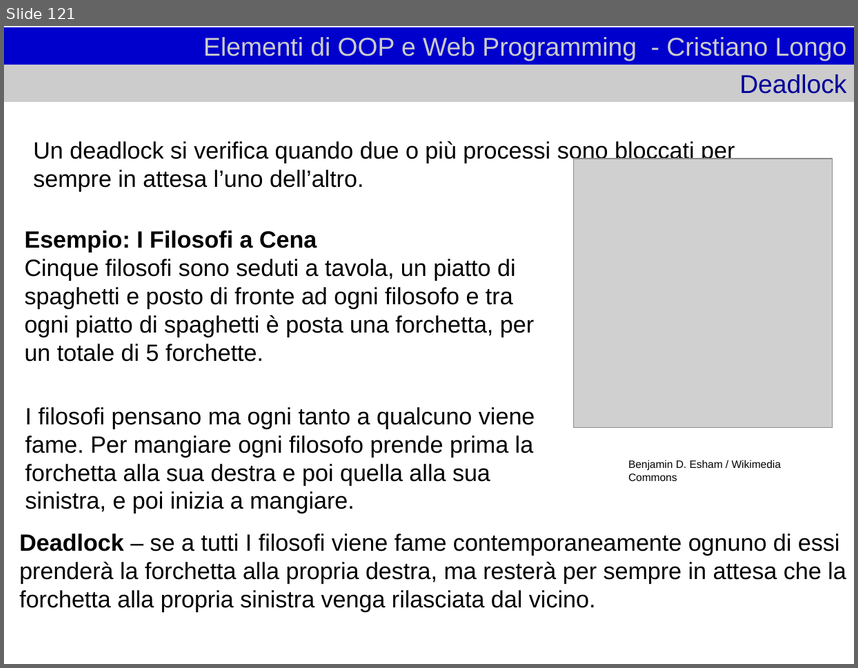
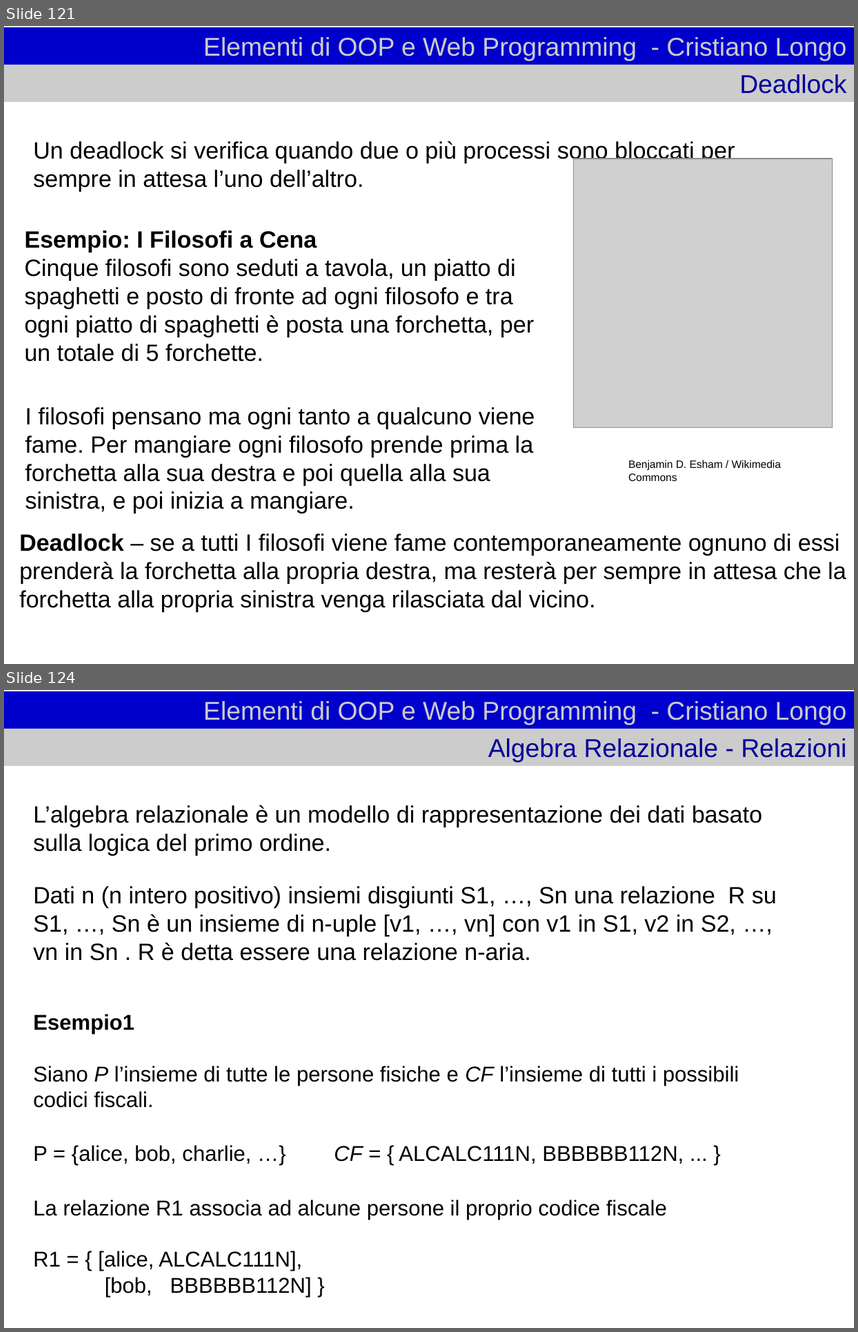
Before and after one commit to cristianolongoodhl/courses, a slide deck: JavaAndOOP/oopweb1.odp. Shown one above the other, each under a label of ours: slide 121 before the commit, slides 121 and 124 after it; the slides between them are not shown. The pictures are 858x668 and 858x1332 pixels, drawn with LibreOffice and Linux fonts; fonts in the diff are those of the drawing; grey boxes stand for pictures. Boxes give left, top, right and bottom in pixels: in the first picture for what was removed or moved away, otherwise in the second. Text is boxed around its words. In the diff, an @@ line names an element or a change of style, - is before the commit and + after.

```diff
--- a/JavaAndOOP/oopweb1.odp
+++ b/JavaAndOOP/oopweb1.odp
@@ slide 124 added at (4,690,854,1328), background #FFFFFF @@
@@ title added at (4,691,854,729), fill #0000CC, 24 pt, text #CCCCCC @@
+Elementi di OOP e Web Programming - Cristiano Longo
@@ title added at (4,729,854,766), fill #CCCCCC, 24 pt, text #000099 @@
+Algebra Relazionale - Relazioni
@@ subtitle added at (33,805,762,856), 22 pt, text #000000 @@
+L’algebra relazionale è un modello di rappresentazione dei dati basato sulla logica del primo ordine.
@@ text added at (33,886,777,960), 22 pt, text #000000 @@
+Dati n (n intero positivo) insiemi disgiunti S1, …, Sn una relazione R su S1, …, Sn è un insieme di n-uple [v1, …, vn] con v1 in S1, v2 in S2, …, vn in Sn . R è detta essere una relazione n-aria.
@@ text added at (33,1014,739,1297), 20 pt, text #000000 @@
+Esempio1
+Siano P l’insieme di tutte le persone fisiche e CF l’insieme di tutti i possibili codici fiscali.
+P = {alice, bob, charlie, …} CF = { ALCALC111N, BBBBBB112N, ... }
+La relazione R1 associa ad alcune persone il proprio codice fiscale
+R1 = { [alice, ALCALC111N],
+[bob, BBBBBB112N] }
```
Also in this commit, not shown: 1 slide changed, 38 other slides added.
